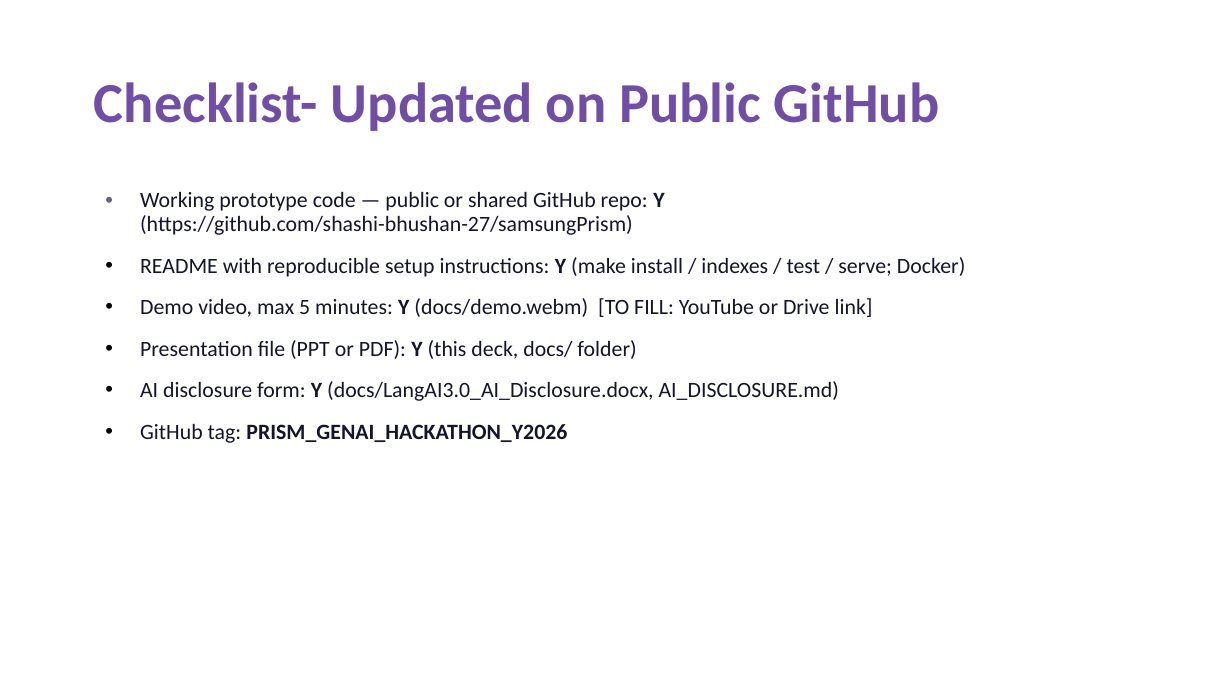
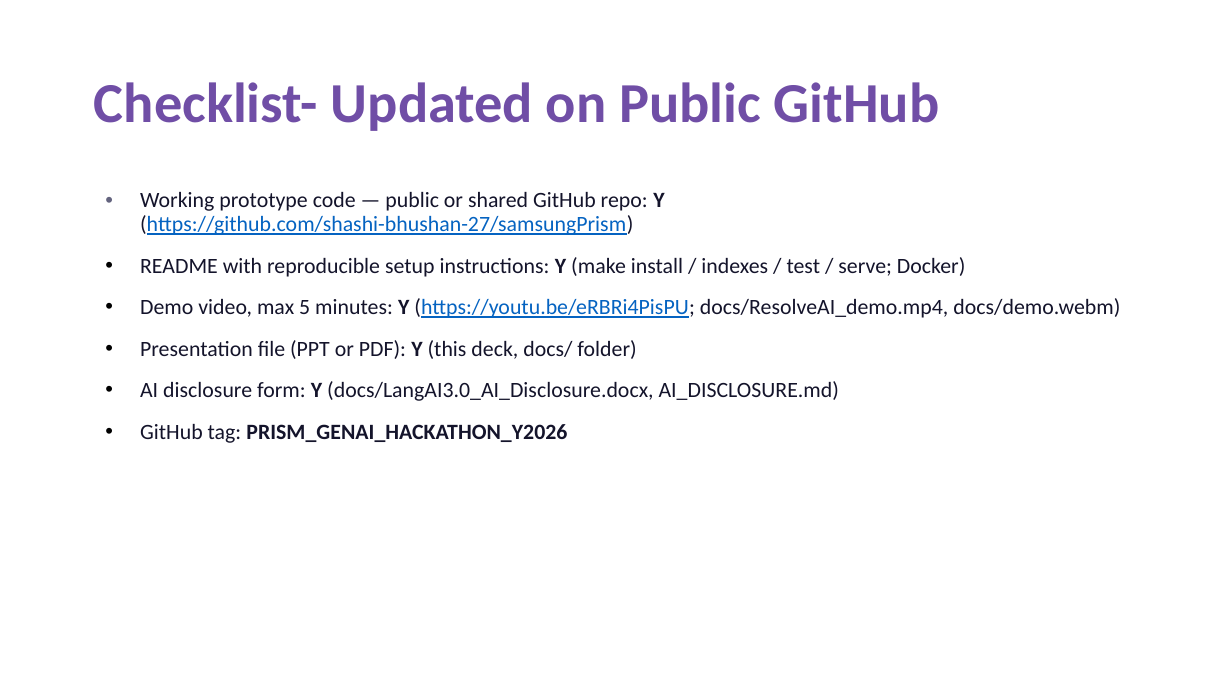
Before and after one commit to shashi-bhushan-27/samsungPrism, a slide deck: slide 11 of docs/VITV_ResolveAI_Submission.pptx. Drawn at 1232x693 pixels with LibreOffice and Linux fonts; fonts in the diff are those of the drawing. Boxes give left, top, right and bottom in pixels: in the first picture for what was removed or moved away, otherwise in the second. Text is boxed around its words. In the diff, an @@ line names an element or a change of style, - is before the commit and + after.

Commit message:
Add demo video (docs/ResolveAI_demo.mp4, https://youtu.be/eRBRi4PisPU) to the repo, deck and README
- Earlier API walkthrough video docs/demo.webm kept
- Deck slides 5 and 11 carry the YouTube link; URLs in the deck are clickable

```diff
--- a/docs/VITV_ResolveAI_Submission.pptx
+++ b/docs/VITV_ResolveAI_Submission.pptx
@@ text at (x1=140, y1=192, x2=664, y2=235): text colour #14142B to #0563C1, underline on in "(https://github.com/shashi-bhushan-27/samsungPrism)" @@
@@ text at (x1=140, y1=298, x2=1120, y2=318): text changed @@
-• Demo video, max 5 minutes: Y (docs/demo.webm) [TO FILL: YouTube or Drive link]
+• Demo video, max 5 minutes: Y (https://youtu.be/eRBRi4PisPU; docs/ResolveAI_demo.mp4, docs/demo.webm)
```
Also in this commit, not shown: 2 other slides changed, 3 other files.
